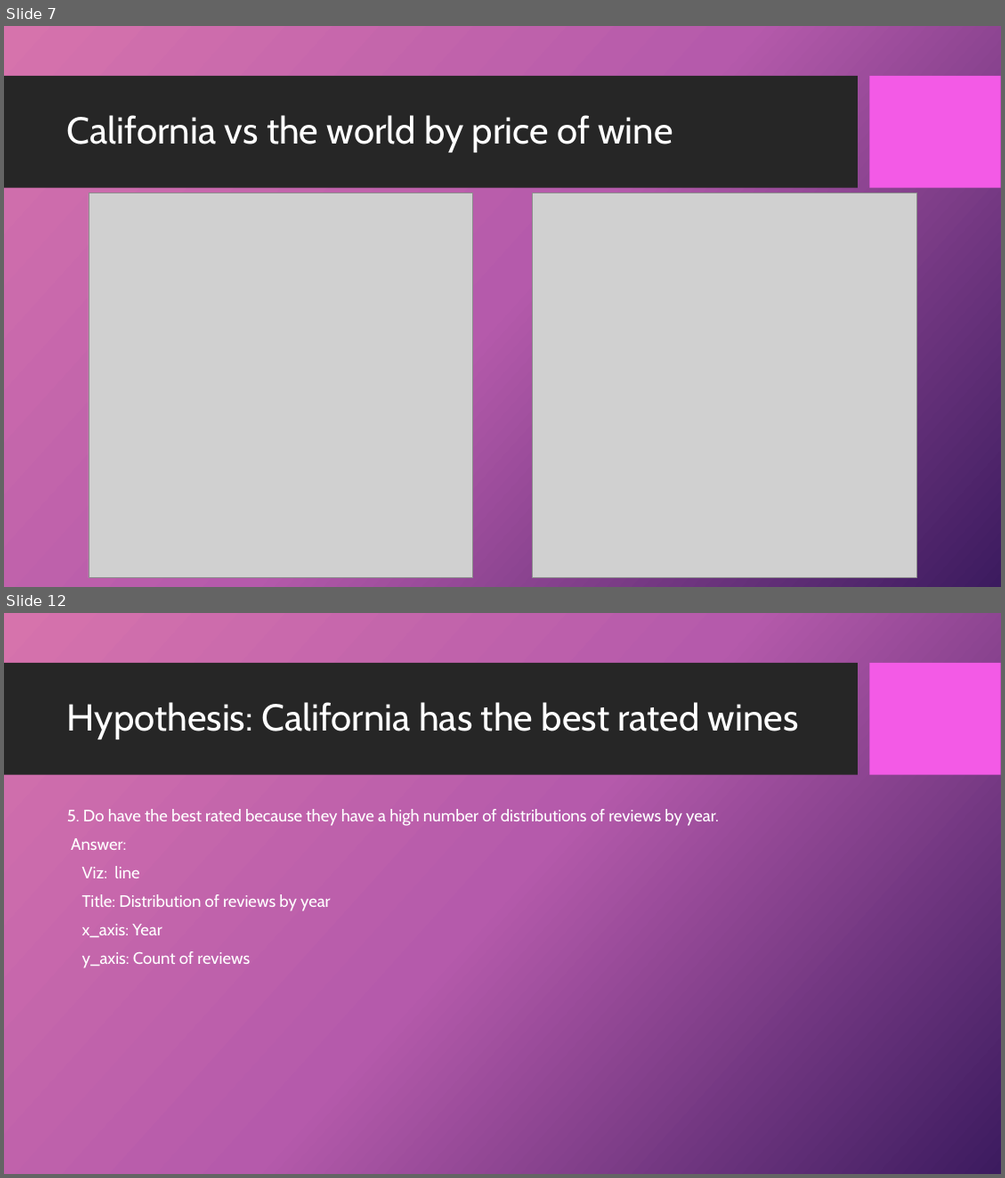
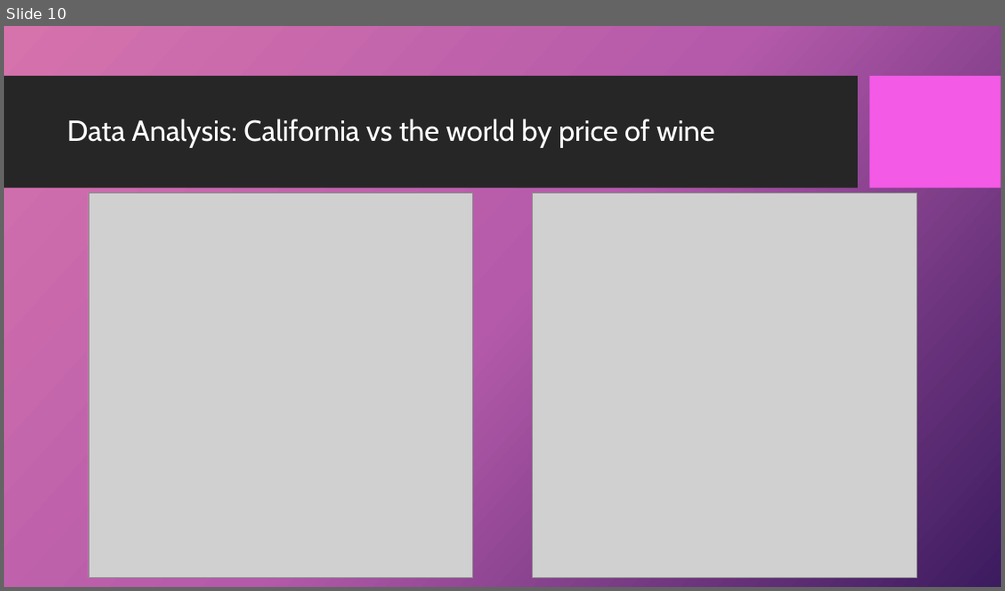
Before and after one commit to 4Reference/Project1, a slide deck: Data Science_Project 1_Group2.pptx. Shown one above the other, each under a label of ours: slides 7 and 12 before the commit, slide 10 after it; the slides between them are not shown. The pictures are 1005x1178 and 1005x591 pixels, drawn with LibreOffice and Linux fonts; fonts in the diff are those of the drawing; grey boxes stand for pictures; background and template pictures are left out. Boxes give left, top, right and bottom in pixels: in the first picture for what was removed or moved away, otherwise in the second. Text is boxed around its words. In the diff, an @@ line names an element or a change of style, - is before the commit and + after.

```diff
--- a/Data Science_Project 1_Group2.pptx
+++ b/Data Science_Project 1_Group2.pptx
@@ slide 12 removed at (4, 613, 1001, 1174), background picture (left out); not listed: 2 template elements that a slide beside it also shows @@
@@ title removed at (67, 702, 799, 739) @@
-Hypothesis: California has the best rated wines
@@ text removed at (67, 809, 719, 968) @@
-5. Do have the best rated because they have a high number of distributions of reviews by year.
-Answer:
-Viz: line
-Title: Distribution of reviews by year
-x_axis: Year
-y_axis: Count of reviews
@@ what was slide 7 is now slide 10 @@
@@ slide 10 changed as well @@
@@ title at (67, 119, 715, 148): text changed; size 36 to 28 pt @@
-California vs the world by price of wine
+Data Analysis: California vs the world by price of wine
```
Also in this commit, not shown: 5 other slides changed, 10 slides added, 6 other slides removed.
